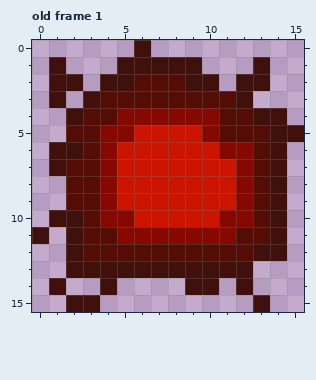
One commit to this pixel-art file: assets/combat/bloodsplat.ase. Above, as it was before the edit.
16x16 pixels, 1 frame. Shown: old frame 1. The commit also changed other frames, which this record leaves out.
The result:
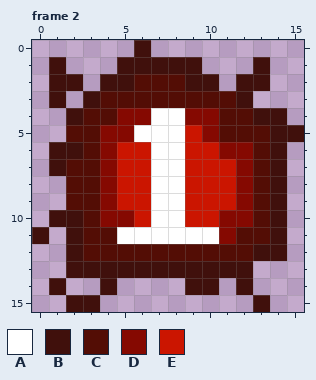
Palette (. is transparent): A #ffffff  B #40100c  C #530d05  D #850901  E #cb1500
A new or re-ordered frame is compared with the old frame closest to it.
From old to new:
{"change": "frames 1 -> 6"}
{"change": "layer \"blood\" added"}
{"change": "layer \"number\" added"}
{"change": "layer \"Layer 1\" removed"}
{"where": "frame 2 is new; against old frame 1, layer \"number\""}
{"frame":2,"y":4,"x":7,"old":"DD","new":"AA"}
{"frame":2,"y":5,"x":6,"old":"EEE","new":"AAA"}
{"frame":2,"y":6,"x":7,"old":"EE","new":"AA"}
{"frame":2,"y":7,"x":7,"old":"EE","new":"AA"}
{"frame":2,"y":8,"x":7,"old":"EE","new":"AA"}
{"frame":2,"y":9,"x":7,"old":"EE","new":"AA"}
{"frame":2,"y":10,"x":7,"old":"EE","new":"AA"}
{"frame":2,"y":11,"x":5,"old":"DDDDDD","new":"AAAAAA"}
{"label":"changed","picture_box":[117,108,219,244]}
